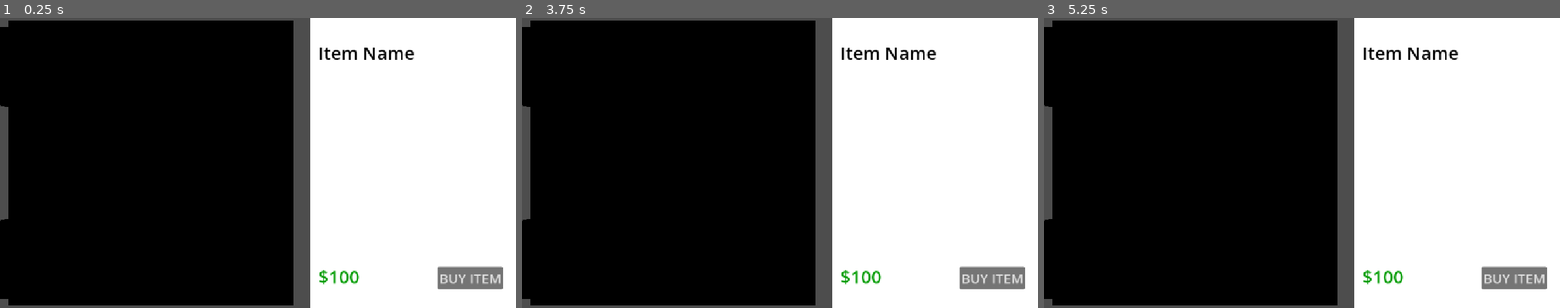
Above: before the commit, frames 1-3 (left to right).
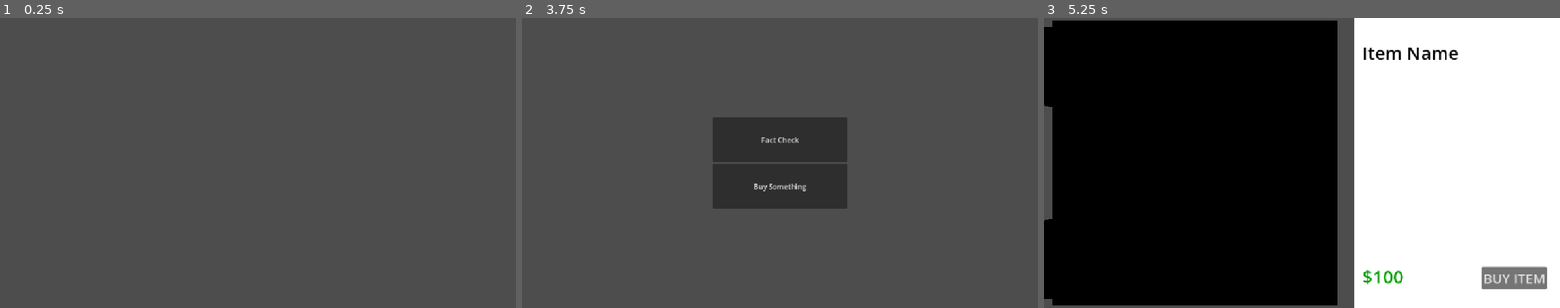
Above: after the commit, the same moments.

Repository: Blulow/octavuss_office
Game: Godot game, scene res://scenes/game.tscn
Two runs of this game, one before a commit and one after it. Both use one fixed random seed, a clock stepped at 60 frames per second and the inputs below. Before the commit the project starts from res://scenes/shop.tscn.
Inputs (mouse positions are in pixels of both pictures, inside the frame that each line leads up to):
- Up to frame 1 (0.25 s): no input
- Up to frame 2 (3.75 s): click (991, 279) at 0.5 s, where only the run before the commit has a clickable "BUY ITEM"; click (991, 279) at 1.25 s, where only the run before the commit has a clickable "BUY ITEM"; click (991, 279) at 2 s, where only the run before the commit has a clickable "BUY ITEM"; tap Enter (ui_accept) at 2.75, 3.6 s; move the mouse to (893, 148) at 2.77 s; hold Enter (ui_accept) 2.78-3.53 s; click (893, 148) at 2.92 s; move the mouse to (676, 177) at 3.52 s; click (676, 177) at 3.67 s
- Up to frame 3 (5.25 s): tap Enter (ui_accept) at 3.77, 4.07 s; click (1302, 139) at 4.25 s, where only the run after the commit has a clickable "Fact Check"; click (1302, 186) at 5 s, where only the run after the commit has a clickable "Buy Something"

The runs differ from the first frame. In frame 1, 95% of the frame differs, in the area x 0-100%, y 0-100%; in frame 2, 96%; in frame 3, nothing differs.

Commit message:
ItemMenu

Diff:
--- a/project.godot
+++ b/project.godot
@@ -11,9 +11,13 @@
 [application]
 
 config/name="checkpointjam"
-run/main_scene="uid://c7k63givb3sj2"
+run/main_scene="uid://db0cmrkkmfc16"
 config/features=PackedStringArray("4.7", "Forward Plus")
 config/icon="res://icon.svg"
+
+[autoload]
+
+PlayerData="*uid://bqkr43w0nxwlj"
 
 [display]
 
--- a/scenes/choice_UI.tscn
+++ b/scenes/choice_UI.tscn
@@ -1,10 +1,9 @@
-[gd_scene format=3 uid="uid://b0rff3c6l3pmv"]
+[gd_scene format=3 uid="uid://bg8drs1qutpj4"]
 
-[node name="ChoiceUi" type="Node3D" unique_id=2025186226]
+[ext_resource type="Script" uid="uid://ckvdk6xuymy83" path="res://scripts/UI/button_switch_scene.gd" id="1_frfir"]
+[ext_resource type="PackedScene" uid="uid://c7k63givb3sj2" path="res://scenes/shop.tscn" id="2_g3tj1"]
 
-[node name="CanvasLayer" type="CanvasLayer" parent="." unique_id=14078453]
-
-[node name="Control" type="Control" parent="CanvasLayer" unique_id=1532061891]
+[node name="ChoiceUi" type="Control" unique_id=539166642]
 layout_mode = 3
 anchors_preset = 15
 anchor_right = 1.0
@@ -12,23 +11,27 @@
 grow_horizontal = 2
 grow_vertical = 2
 
-[node name="CenterContainer" type="CenterContainer" parent="CanvasLayer/Control" unique_id=1487543248]
+[node name="CenterContainer" type="CenterContainer" parent="." unique_id=531631355]
 layout_mode = 1
 anchors_preset = 15
 anchor_right = 1.0
 anchor_bottom = 1.0
 grow_horizontal = 2
 grow_vertical = 2
+metadata/_edit_use_anchors_ = true
 
-[node name="VBoxContainer" type="VBoxContainer" parent="CanvasLayer/Control/CenterContainer" unique_id=694519420]
+[node name="VBoxContainer" type="VBoxContainer" parent="CenterContainer" unique_id=1236340906]
 layout_mode = 2
 
-[node name="FactCheck" type="Button" parent="CanvasLayer/Control/CenterContainer/VBoxContainer" unique_id=1191234441]
+[node name="FactCheck" type="Button" parent="CenterContainer/VBoxContainer" unique_id=196115665]
 custom_minimum_size = Vector2(300, 100)
 layout_mode = 2
 text = "Fact Check"
 
-[node name="BuySomething" type="Button" parent="CanvasLayer/Control/CenterContainer/VBoxContainer" unique_id=1875904552]
+[node name="BuySomething" type="Button" parent="CenterContainer/VBoxContainer" unique_id=1705236234]
 custom_minimum_size = Vector2(300, 100)
 layout_mode = 2
+action_mode = 0
 text = "Buy Something"
+script = ExtResource("1_frfir")
+next_scene = ExtResource("2_g3tj1")
--- /dev/null
+++ b/scenes/choice_ui_scene.tscn
@@ -0,0 +1,36 @@
+[gd_scene format=3 uid="uid://wkkkwx176fte"]
+
+[node name="ChoiceUiScene" type="Node" unique_id=654634714]
+
+[node name="CanvasLayer" type="CanvasLayer" parent="." unique_id=774211921]
+
+[node name="Control" type="Control" parent="CanvasLayer" unique_id=908970432]
+layout_mode = 3
+anchors_preset = 15
+anchor_right = 1.0
+anchor_bottom = 1.0
+grow_horizontal = 2
+grow_vertical = 2
+metadata/_edit_use_anchors_ = true
+
+[node name="CenterContainer" type="CenterContainer" parent="CanvasLayer/Control" unique_id=828252128]
+layout_mode = 1
+anchors_preset = 15
+anchor_right = 1.0
+anchor_bottom = 1.0
+grow_horizontal = 2
+grow_vertical = 2
+metadata/_edit_use_anchors_ = true
+
+[node name="VBoxContainer" type="VBoxContainer" parent="CanvasLayer/Control/CenterContainer" unique_id=1338259790]
+layout_mode = 2
+
+[node name="FactCheck" type="Button" parent="CanvasLayer/Control/CenterContainer/VBoxContainer" unique_id=384832449]
+custom_minimum_size = Vector2(300, 100)
+layout_mode = 2
+text = "Fact Check"
+
+[node name="BuySomething" type="Button" parent="CanvasLayer/Control/CenterContainer/VBoxContainer" unique_id=2126784706]
+custom_minimum_size = Vector2(300, 100)
+layout_mode = 2
+text = "Buy Something"
--- a/scenes/game.tscn
+++ b/scenes/game.tscn
@@ -1,3 +1,13 @@
 [gd_scene format=3 uid="uid://db0cmrkkmfc16"]
 
+[ext_resource type="Script" uid="uid://cgwu70wtbliy8" path="res://scripts/UI/choice_ui.gd" id="1_uwrxv"]
+[ext_resource type="PackedScene" uid="uid://bg8drs1qutpj4" path="res://scenes/choice_ui.tscn" id="2_yqjtg"]
+
 [node name="Game" type="Node3D" unique_id=679770426]
+
+[node name="CanvasLayer" type="CanvasLayer" parent="." unique_id=721952530]
+
+[node name="ChoiceUIManager" type="Node" parent="." unique_id=315396107 node_paths=PackedStringArray("layer")]
+script = ExtResource("1_uwrxv")
+scene = ExtResource("2_yqjtg")
+layer = NodePath("../CanvasLayer")
--- a/scenes/shop.tscn
+++ b/scenes/shop.tscn
@@ -2,7 +2,6 @@
 
 [ext_resource type="Script" uid="uid://crfux4all0ux2" path="res://scripts/Items/item.gd" id="1_1l46r"]
 [ext_resource type="Script" uid="uid://bg507o0isd4yh" path="res://scripts/UI/shop_ui.gd" id="1_xfvoa"]
-[ext_resource type="Script" uid="uid://bqkr43w0nxwlj" path="res://scripts/Player/player.gd" id="2_1l46r"]
 [ext_resource type="Script" uid="uid://25yb702hmhup" path="res://scripts/Items/Perks/boost_information_perk.gd" id="2_032fp"]
 [ext_resource type="Script" uid="uid://bc0evra1uga06" path="res://scripts/Items/Perks/boost_deescalation_perk.gd" id="3_2fc2m"]
 
@@ -27,6 +26,7 @@
 script = ExtResource("1_1l46r")
 item_name = "Newspaper"
 price = 300
+item_description = "A Round of Newspaper increasing Information"
 
 [node name="StaticBody3D" type="StaticBody3D" parent="Newspaper" unique_id=1181562704]
 
@@ -41,6 +41,7 @@
 script = ExtResource("1_1l46r")
 item_name = "Flower"
 price = 200
+item_description = "A boquet of Flowers to increase deescalation"
 
 [node name="StaticBody3D" type="StaticBody3D" parent="Flower" unique_id=1760755634]
 
@@ -59,6 +60,7 @@
 transform = Transform3D(1.2, 0, 0, 0, 1.2, 0, 0, 0, 1.2, -0.5, 2, -4.5)
 script = ExtResource("1_1l46r")
 item_name = "Candy"
+item_description = "Sweet Candy to Increase Deescalation, However reduces information"
 
 [node name="StaticBody3D" type="StaticBody3D" parent="Candy" unique_id=1098629347]
 
@@ -68,9 +70,6 @@
 [node name="Node" type="Node" parent="Candy" unique_id=1971861461]
 script = ExtResource("3_2fc2m")
 multiplier = 1.5
-
-[node name="CSGBox3D3" type="CSGBox3D" parent="." unique_id=1437295997]
-transform = Transform3D(1.2, 0, 0, 0, 1.2, 0, 0, 0, 1.2, -5, -2, -4.5)
 
 [node name="CanvasLayer" type="CanvasLayer" parent="." unique_id=1134407947]
 
@@ -135,18 +134,25 @@
 theme_override_font_sizes/font_size = 30
 text = "BUY ITEM"
 
-[node name="Control" type="Control" parent="CanvasLayer" unique_id=378034434 node_paths=PackedStringArray("player", "name_label", "feedback_label", "buy_button", "item_price")]
+[node name="ItemDescription" type="Label" parent="CanvasLayer/ColorRect" unique_id=721298511]
+modulate = Color(0, 0, 0, 1)
+custom_minimum_size = Vector2(400, 400)
+layout_mode = 0
+offset_left = 23.799988
+offset_top = 110.0
+offset_right = 423.8
+offset_bottom = 510.0
+autowrap_mode = 1
+
+[node name="Control" type="Control" parent="CanvasLayer" unique_id=378034434 node_paths=PackedStringArray("player", "name_label", "feedback_label", "buy_button", "item_price", "item_description_label")]
 layout_mode = 3
 anchors_preset = 0
 offset_right = 40.0
 offset_bottom = 40.0
 script = ExtResource("1_xfvoa")
-player = NodePath("../../Player")
+player = NodePath("")
 name_label = NodePath("../ColorRect/ItemName")
 feedback_label = NodePath("../ColorRect/ItemFeedback")
 buy_button = NodePath("../ColorRect/Button")
 item_price = NodePath("../ColorRect/ItemPrice")
-
-[node name="Player" type="Node" parent="." unique_id=1225970642]
-script = ExtResource("2_1l46r")
-metadata/_custom_type_script = "uid://bqkr43w0nxwlj"
+item_description_label = NodePath("../ColorRect/ItemDescription")
--- a/scripts/Items/Perks/boost_deescalation_perk.gd
+++ b/scripts/Items/Perks/boost_deescalation_perk.gd
@@ -4,6 +4,6 @@
 
 @export var multiplier: float = 1.25
 
-func apply(player: Player) -> void:
+func apply() -> void:
 	print ("Deescalation boosted by " + str(multiplier))
-	player.boost_deescalation(multiplier)
+	PlayerData.boost_deescalation(multiplier)
--- a/scripts/Items/Perks/boost_information_perk.gd
+++ b/scripts/Items/Perks/boost_information_perk.gd
@@ -4,5 +4,6 @@
 
 @export var multiplier: float = 1.25
 
-func apply(player: Player) -> void:
-	player.boost_information(multiplier)
+func apply() -> void:
+	print ("Information boosted by " + str(multiplier))
+	PlayerData.boost_information(multiplier)
--- a/scripts/Items/Perks/perk.gd
+++ b/scripts/Items/Perks/perk.gd
@@ -2,5 +2,5 @@
 class_name Perk
 extends Node
 
-func apply(_player: Player) -> void:
+func apply() -> void:
 	pass  # overridden by each perk type
--- a/scripts/Items/item.gd
+++ b/scripts/Items/item.gd
@@ -6,6 +6,7 @@
 
 @export var item_name: String
 @export var price: int = 100
+@export var item_description: String
 
 var is_purchased: bool = false
 
@@ -17,14 +18,15 @@
 	if event is InputEventMouseButton and event.pressed and event.button_index == MOUSE_BUTTON_LEFT:
 		selected.emit(self)
 
-func on_buy(player: Player) -> bool:
-	if is_purchased or not player.can_afford(price):
+# item.gd
+func on_buy() -> bool:
+	if is_purchased or not PlayerData.can_afford(price):
 		return false
 
-	player.spend(price)
+	PlayerData.spend(price)
 	for child in get_children():
 		if child is Perk:
-			child.apply(player)
+			child.apply()
 
 	is_purchased = true
 	print("Bought ", item_name)
--- a/scripts/Player/player.gd
+++ b/scripts/Player/playerData.gd
@@ -1,5 +1,4 @@
-# player.gd
-class_name Player
+# player_data.gd
 extends Node
 
 signal money_changed(new_amount: int)
@@ -14,17 +13,16 @@
 func spend(cost: int) -> void:
 	money -= cost
 	money_changed.emit(money)
-	print ("Money: " + str(money))
-
-
 
 func boost_deescalation(amount: float) -> void:
-	print ("Information boosted by " + str(amount))
 	deescalationMultiplier *= amount
-	print ("Information is now at " + str (informationMultiplier))
-
 
 func boost_information(amount: float) -> void:
-	print ("Information boosted by " + str(amount))
 	informationMultiplier *= amount
-	print ("Information is now at " + str (informationMultiplier))
+
+# Autoloads survive scene changes, so you need a manual reset
+func reset() -> void:
+	money = 500
+	deescalationMultiplier = 1.0
+	informationMultiplier = 1.0
+	money_changed.emit(money)
--- /dev/null
+++ b/scripts/UI/button_switch_scene.gd
@@ -0,0 +1,12 @@
+extends Button
+
+@export var next_scene: PackedScene
+
+func _ready():
+	pressed.connect(_on_pressed)
+	mouse_entered.connect(func(): print("hover"))
+	button_down.connect(func(): print("down"))
+
+func _on_pressed():
+	get_tree().paused = false
+	get_tree().change_scene_to_packed(next_scene)
--- /dev/null
+++ b/scripts/UI/choice_ui.gd
@@ -0,0 +1,36 @@
+extends Node
+
+@export var scene: PackedScene
+@export var layer: CanvasLayer
+
+var canvas_instance: Node
+
+func _ready() -> void:
+	process_mode = Node.PROCESS_MODE_ALWAYS
+
+
+func show_ui():
+	if not is_instance_valid(canvas_instance):
+		canvas_instance = scene.instantiate()
+		canvas_instance.process_mode = Node.PROCESS_MODE_ALWAYS
+		layer.add_child(canvas_instance)
+	else:
+		canvas_instance.show()
+	get_tree().paused = true
+
+func _unhandled_input(event: InputEvent) -> void:
+	if event.is_action_pressed("ui_accept"):
+		if is_ui_open():
+			hide_ui()
+		else:
+			show_ui()
+
+
+func hide_ui() -> void:
+	if canvas_instance:
+		canvas_instance.hide()
+	get_tree().paused = false
+
+func is_ui_open() -> bool:
+
+	return is_instance_valid(canvas_instance) and canvas_instance.visible
--- a/scripts/UI/shop_ui.gd
+++ b/scripts/UI/shop_ui.gd
@@ -1,7 +1,7 @@
 class_name ShopUI
 extends Control
 
-@export var player: Player
+@export var player: PlayerData
 
 var current_item: Item
 
@@ -9,6 +9,7 @@
 @export var feedback_label: Label
 @export var buy_button: Button
 @export var item_price: Label
+@export var item_description_label : Label
 
 func _ready() -> void:
 	hide()
@@ -20,6 +21,7 @@
 func _on_item_selected(item: Item) -> void:
 	current_item = item
 	name_label.text = item.item_name
+	item_description_label.text = item.item_description
 	item_price.text = "$$ " + str(item.price)
 	feedback_label.text = "Already purchased" if item.is_purchased else ""
 	_update_buy_button(item)
@@ -28,7 +30,7 @@
 func _on_buy_pressed() -> void:
 	if current_item == null:
 		return
-	if not current_item.on_buy(player):
+	if not current_item.on_buy():
 		feedback_label.text = "Not enough money!"
 
 func _on_item_purchased(item: Item) -> void:
Renamed: scripts/Player/player.gd.uid -> scripts/Player/playerData.gd.uid
Not shown, added: scripts/UI/button_switch_scene.gd.uid
Not shown, added: scripts/UI/choice_ui.gd.uid
Not shown, added: scenes/shop.tscn.depren
